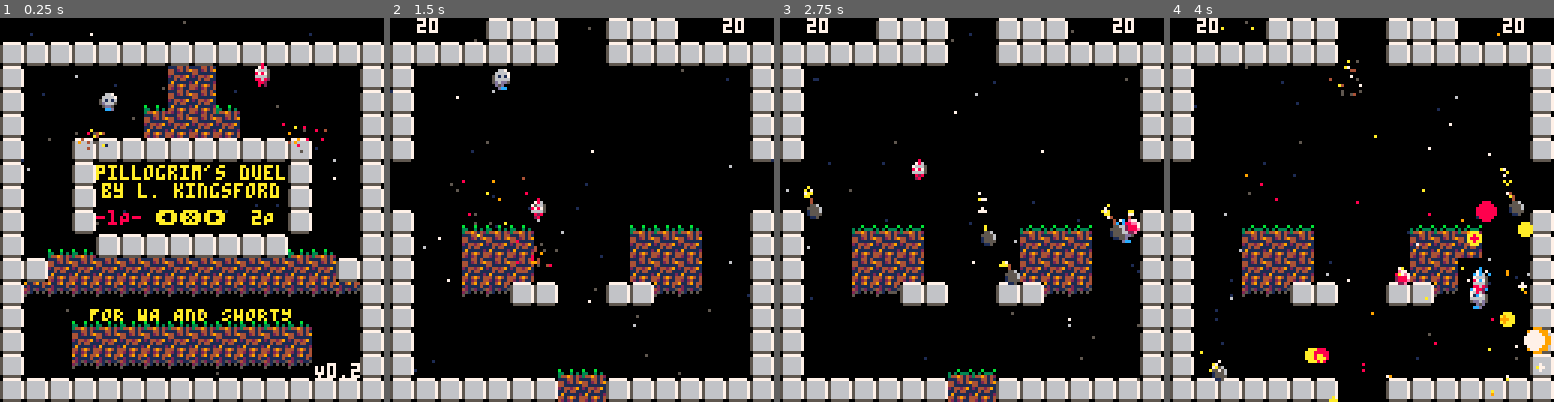
Above: before the commit, frames 1-4 (left to right).
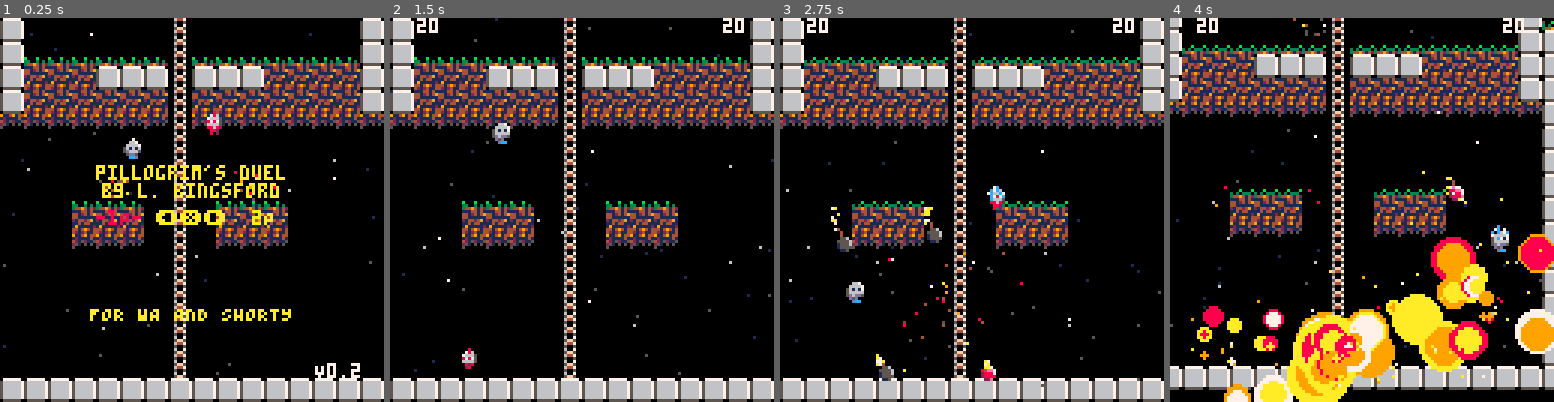
Above: after the commit, the same moments.

Repository: lkingsford/pico8-projects
Game: PICO-8 cartridge plat1.p8
Two runs of this game, one before a commit and one after it. Both use one fixed random seed, a clock stepped at 60 frames per second and the inputs below.
Inputs:
- Up to frame 1 (0.25 s): no input
- Up to frame 2 (1.5 s): tap X (X key) at 0.33, 1.07 s; tap O (Z key) at 0.7 s
- Up to frame 3 (2.75 s): hold Right 1.6-2.1 s; tap O (Z key) at 1.7, 2.1, 2.5 s; tap X (X key) at 1.85 s; hold Up 2.15-2.42 s; hold Right from 2.47 s (still down)
- Up to frame 4 (4 s): tap O (Z key) at 2.9, 3.3, 3.7 s; tap X (X key) at 2.97 s; release Right at 3.03 s; hold Left 3.08-3.58 s; hold Down 3.63-3.97 s

The runs differ from the first frame. In frame 1, 54% of the frame differs, in the area x 0-100%, y 0-94%; in frame 2, 40%; in frame 3, 41%; in frame 4, 56%, in the area x 0-100%, y 0-100%.

Commit message:
Basic working ladder

Diff:
--- a/plat1.p8
+++ b/plat1.p8
@@ -13,7 +13,7 @@
 
 function consts()
 	VERSION = "V0.2"
-	MAP_COUNT = 5
+	MAP_COUNT = 6
 	FIREY_PART_COLORS = {7,8,8,9,9,9,10,10,10,10}
 	WIN_SCORE = 5
 	LPS_HEALTH = 99
@@ -22,6 +22,8 @@
 	PLAYER_MAX = 3
 	LEFT = -1
 	RIGHT = 1
+	UP = -1
+	DOWN = 1
 	THROW_BOMB_FRAME_GAP = 3
 	ai_consts()
 	item_consts()
@@ -328,6 +330,7 @@
 		init_x = a.x
 		init_y = a.y
 		a.last_action += 1
+		a.climbing = any_ladder(a) and a.climbing
 		if a.knocked > 0 then
 			a.knocked = mid(45, a.knocked - 1, 0)
 			if a.holding then drop_item(a) end
@@ -342,7 +345,7 @@
 				for i = 0, steps do
 					if not a.colx and abs(a.dy) > 0 and check_collide(a.x, a.y + a.dy / steps) then
 						a.coly = true
-						if a.dy >= 0 then
+						if a.dy >= 0 or a.climbing then
 							a.on_floor = true
 							a.jumps = 0
 						end
@@ -405,12 +408,16 @@
 			if a.on_floor then
 				a.dx *= 0.8
 			end
+			if a.climbing then
+				a.dy *= 0.3
+				a.dx *= 0.5
+			end
 			if abs(a.dy) > 0.1 then a.on_floor = false end
 			-- Wraparound (breaks collision)
 			a.x = a.x % 128
 			a.y = a.y % 128
 			-- Gravity
-			if a.gravity then
+			if a.gravity and not a.climbing then
 				a.dy = min(4,a.dy+0.3)
 			end
 		end
@@ -437,6 +444,12 @@
 	end
 	if r then
 		move(actor, RIGHT)
+	end
+	if u then
+		try_climb(actor, UP)
+	end
+	if d then
+		actor.climbing = false
 	end
 	actor.dx = min(abs(actor.dx), PLAYER_MAX) * sgn(actor.dx)
 	if x then
@@ -532,6 +545,23 @@
 		actor.dx += PLAYER_ACCEL
 		actor.flip = false
 	end
+end
+
+function any_ladder(actor)
+	local map_x = near_int(actor.x / 8)
+	local map_y = near_int(actor.y / 8)
+	if mget(map_x, map_y) == 7 then
+		return true
+	end
+end
+
+function try_climb(actor, direction)
+	if not (any_ladder(actor)) then
+		return
+	end
+
+	actor.climbing = true
+	actor.dy = mid(-PLAYER_MAX, actor.dy + direction * PLAYER_ACCEL, PLAYER_ACCEL)
 end
 
 function jump(actor)
@@ -712,7 +742,8 @@
 		history = {},
 		color = 7,
 		damaged = none,
-		no_hit = {}
+		no_hit = {},
+		climbing = false
 	}
 end
 
@@ -798,7 +829,8 @@
 	anim_f = 0
 	init_back()
 	-- Update rnd for new map
-	load_map(map or flr(rnd(MAP_COUNT)))
+	--load_map(map or flr(rnd(MAP_COUNT)))
+	load_map(5)
 	fore_parts = {}
 	shakes = {}
 
@@ -1886,14 +1918,14 @@
 end
 
 __gfx__
-00000000000000000000000000000000000000000000000000000000000000000777777011144141000000000000000000000000000000000000000000000000
-00000000000000000006670000000000000000000000000000000000000000005666666744124149000000000000000000000000000000000000000000000000
-00700700000000000066667000066700000000000000000000000000000000005666666744111111000000000000000000000000000000000000000000000000
-00077000000000000561617000666670000000000000000000000000000000005666666721442491000000000000000000000000000000000000000000000000
-00077000000000000566666005616160000000000000000000000000000000005666666711414411000000000000000000000000000000000000000000000000
-007007000000000005d6dd5005d66650000000000000000000000000000000005666666719111112b000b000000b000b00000000000000000000000000000000
-000000000000000000d5d000005dd500000000000000000000000000000000005666666744149414330030303030333000000000000000000000000000000000
-0000000000000000000dcc00000ccd00000000000000000000000000000000000555555042124114344941423449414200000000000000000000000000000000
+00000000000000000000000000000000000000000000000000000000006447000777777011144141000000000000000000000000000000000000000000000000
+00000000000000000006670000000000000000000000000000000000005005005666666744124149000000000000000000000000000000000000000000000000
+00700700000000000066667000066700000000000000000000000000006007005666666744111111000000000000000000000000000000000000000000000000
+00077000000000000561617000666670000000000000000000000000005ff5005666666721442491000000000000000000000000000000000000000000000000
+00077000000000000566666005616160000000000000000000000000006447005666666711414411000000000000000000000000000000000000000000000000
+007007000000000005d6dd5005d66650000000000000000000000000005005005666666719111112b000b000000b000b00000000000000000000000000000000
+000000000000000000d5d000005dd500000000000000000000000000006007005666666744149414330030303030333000000000000000000000000000000000
+0000000000000000000dcc00000ccd00000000000000000000000000005ff5000555555042124114344941423449414200000000000000000000000000000000
 00000000000000000000800000000000000000000000000000000000000000000000000091149144000000000000000000000000000000000000000000000000
 00000000000000000006870000008000000000000000000000000000000000000000000012111141000000000000000000000000000000000000000000000000
 00000000000000000056667000068700000000000000000000000000000000000000000042152115000000000000000000000000000000000000000000000000
@@ -2081,76 +2113,76 @@
 
 
 __gff__
-0000010100000000030580800000000000010101000000000004000000000000000000000000000000000000000000000000000000000000000000000000000000000000000000000000000000000000000000000000000000000000000000000000000000000000000000000000000000000000000000000000000000000000
+0000010100000002030580800000000000010101000000000004000000000000000000000000000000000000000000000000000000000000000000000000000000000000000000000000000000000000000000000000000000000000000000000000000000000000000000000000000000000000000000000000000000000000
 0000000000000000000000000000000000000000000000000000000000000000000000000000000000000000000000000000000000000000000000000000000000000000000000000000000000000000000000000000000000000000000000000000000000000000000000000000000000000000000000000000000000000000
 __map__
-000000000000000000000000000000000b0b0b0b08080809090808080a0a0a0a000000000808080000080808000000000000000000000000000000000000000008000200000808080808080012000008000000000000000000000000000000000000000000000000000000000000000000000000000000000000000000000000
-0808080808080808080808080808080808080808080808090908080808080808080808080808080000080808080808080000020000000000000000000000001208080a0a08000000000000080a0a0808000000000000000000000000000000000000000000000000000000000000000000000000000000000000000000000000
-08000000000044090944000000070708080000070707440909440707070707080800004407440744440744074407070800000a0a0a0a0000000000000a0a0a0a08080809090000000000000909080808000000000000000000000000000000000000000000000000000000000000000000000000000000000000000000000000
-0800000000000a09090a000000000008080200000a0a0a09090b0b0b00001208080000000000000000000000000000080000080909090000000000000909090808081919190000000000001919190808000000000000000000000000000000000000000000000000000000000000000000000000000000000000000000000000
-0800000200000909090900001200000808080000090909090909090900000808080000000000000000000000000000080000191919190000000000001919191908080000000000000000000000000808000000000000000000000000000000000000000000000000000000000000000000000000000000000000000000000000
-0800000808080808080808080800000808000000090909090909090900000008080000000200000000000012000000080000000000000000000000000000000008000000000000000000000000000008000000000000000000000000000000000000000000000000000000000000000000000000000000000000000000000000
-08000008010000000000000108000008080000001909090909090919000000080000000000000000000000000000000000000000000000000000000000004400080000000a0a080808080a0a00000008000000000000000000000000000000000000000000000000000000000000000000000000000000000000000000000000
-0800070801000000000000010800000808000000000909090909090000000008000000000000000000000000000000000000000000000a0a0a0000000000000008000000090944444444090900000008000000000000000000000000000000000000000000000000000000000000000000000000000000000000000000000000
-080000080100000000000001080000080800000a0a0909090909090b0b0000080800000a0a0a000000000a0a0a0000080000000000000809090000000000000008000000090900000000090900000008000000000000000000000000000000000000000000000000000000000000000000000000000000000000000000000000
-08000a0a08080808080808080a0a000808440009090908080808090909004408080000090909000000000909090000080000000000001919190000000a0a0a0008000000090900000000090900000008000000000000000000000000000000000000000000000000000000000000000000000000000000000000000000000000
-08080909090909090909090909090808080a0a090909090909090909090b0b08080000090909000000000909090000080044000000004400004400000909080008000000090900000000090900000008000000000000000000000000000000000000000000000000000000000000000000000000000000000000000000000000
-081919191919191919191919191919080809090909090909090909090909090808000019190808000008081919000008000a0a0a0a000000000000001919190008080000191908080808191900000808000000000000000000000000000000000000000000000000000000000000000000000000000000000000000000000000
-0844000a0a0a0a0a0a0a0a0a0a00440808090909090909090909090909090908080000000000000000000000000000080008090909000000000000000000000008080000000000000000000000000808000000000000000000000000000000000000000000000000000000000000000000000000000000000000000000000000
-0800000909090909090909090900000808191919191919090919191919191908080000000000000000000000000000080019191900000000000000000000000008080800000000000000000000080808000000000000000000000000000000000000000000000000000000000000000000000000000000000000000000000000
-0800001919191919191919191900000808000000000000090900000000000008080000000000000a0a000000000000080a0a0a0a0a0a0a0a0a0a0a0a0a0a0a0a08090808080000000000000808080908000000000000000000000000000000000000000000000000000000000000000000000000000000000000000000000000
-0808080808080808080808080808080808080808080808090908080808080808080808080808080909080808080808080909090909090808080809090909090908090909080808080808080809090908000000000000000000000000000000000000000000000000000000000000000000000000000000000000000000000000
-…(54 lines of a section not shown)…
+000000000000000000000000000000000b0b0b0b08080809090808080a0a0a0a000000000808080000080808000000000000000000000000000000000000000008000200000808080808080012000008080000004444440744444400000000080000000000000000000000000000000000000000000000000000000000000000
+0808080808080808080808080808080808080808080808090908080808080808080808080808080000080808080808080000020000000000000000000000001208080a0a08000000000000080a0a0808080a0a0a0a0a0a070a0a0a0a0a0a0a080000000000000000000000000000000000000000000000000000000000000000
+08000000000044090944000000000008080000000000440909440000000000080800004400440044440044004400000800000a0a0a0a0000000000000a0a0a0a08080809090000000000000909080808080909090808080708080809090909080000000000000000000000000000000000000000000000000000000000000000
+0800000000000a09090a000000000008080200000a0a0a09090b0b0b00001208080000000000000000000000000000080000080909090000000000000909090808081919190000000000001919190808080909090909090709090909090909080000000000000000000000000000000000000000000000000000000000000000
+0800000200000909090900001200000808080000090909090909090900000808080000000000000000000000000000080000191919190000000000001919191908080000000000000000000000000808191919191919190719191919191919190000000000000000000000000000000000000000000000000000000000000000
+0800000808080808080808080800000808000000090909090909090900000008080000000200000000000012000000080000000000000000000000000000000008000000000000000000000000000008000000000000000700000000000000000000000000000000000000000000000000000000000000000000000000000000
+08000008010000000000000008000008080000001909090909090919000000080000000000000000000000000000000000000000000000000000000000004400080000000a0a080808080a0a00000008000000000200000700001200000000000000000000000000000000000000000000000000000000000000000000000000
+0800000801000000000000000800000808000000000909090909090000000008000000000000000000000000000000000000000000000a0a0a00000000000000080000000909444444440909000000080000000a0a0a0007000a0a0a000000000000000000000000000000000000000000000000000000000000000000000000
+080000080100000000000000080000080800000a0a0909090909090b0b0000080800000a0a0a000000000a0a0a0000080000000000000809090000000000000008000000090900000000090900000008000000090909000700090909000000000000000000000000000000000000000000000000000000000000000000000000
+0800000a08080808080808080a0a000808440009090908080808090909004408080000090909000000000909090000080000000000001919190000000a0a0a0008000000090900000000090900000008000000191919000700191919000000000000000000000000000000000000000000000000000000000000000000000000
+08080909090909090909090909090808080a0a090909090909090909090b0b08080000090909000000000909090000080044000000004400004400000909080008000000090900000000090900000008000000000000000700000000000000000000000000000000000000000000000000000000000000000000000000000000
+081919191919191919191919191919080809090909090909090909090909090808000019190808000008081919000008000a0a0a0a000000000000001919190008080000191908080808191900000808000000000000000700000000000000000000000000000000000000000000000000000000000000000000000000000000
+0844000a0a0a0a0a0a0a0a0a0a00440808090909090909090909090909090908080000000000000000000000000000080008090909000000000000000000000008080000000000000000000000000808000000000000000700000000000000000000000000000000000000000000000000000000000000000000000000000000
+0800000909090909090909090900000808191919191919090919191919191908080000000000000000000000000000080019191900000000000000000000000008080800000000000000000000080808000000000000000700000000000000000000000000000000000000000000000000000000000000000000000000000000
+0800001919191919191919191900000808000000000000090900000000000008080000000000000a0a000000000000080a0a0a0a0a0a0a0a0a0a0a0a0a0a0a0a08090808080000000000000808080908000000000000000700000000000000000000000000000000000000000000000000000000000000000000000000000000
+0808080808080808080808080808080808080808080808090908080808080808080808080808080909080808080808080909090909090808080809090909090908090909080808080808080809090908080808080808080808080808080808080000000000000000000000000000000000000000000000000000000000000000
+…(54 lines of a section not shown)…
Not shown, changed: the sound effects (__sfx__) section of plat1.p8
